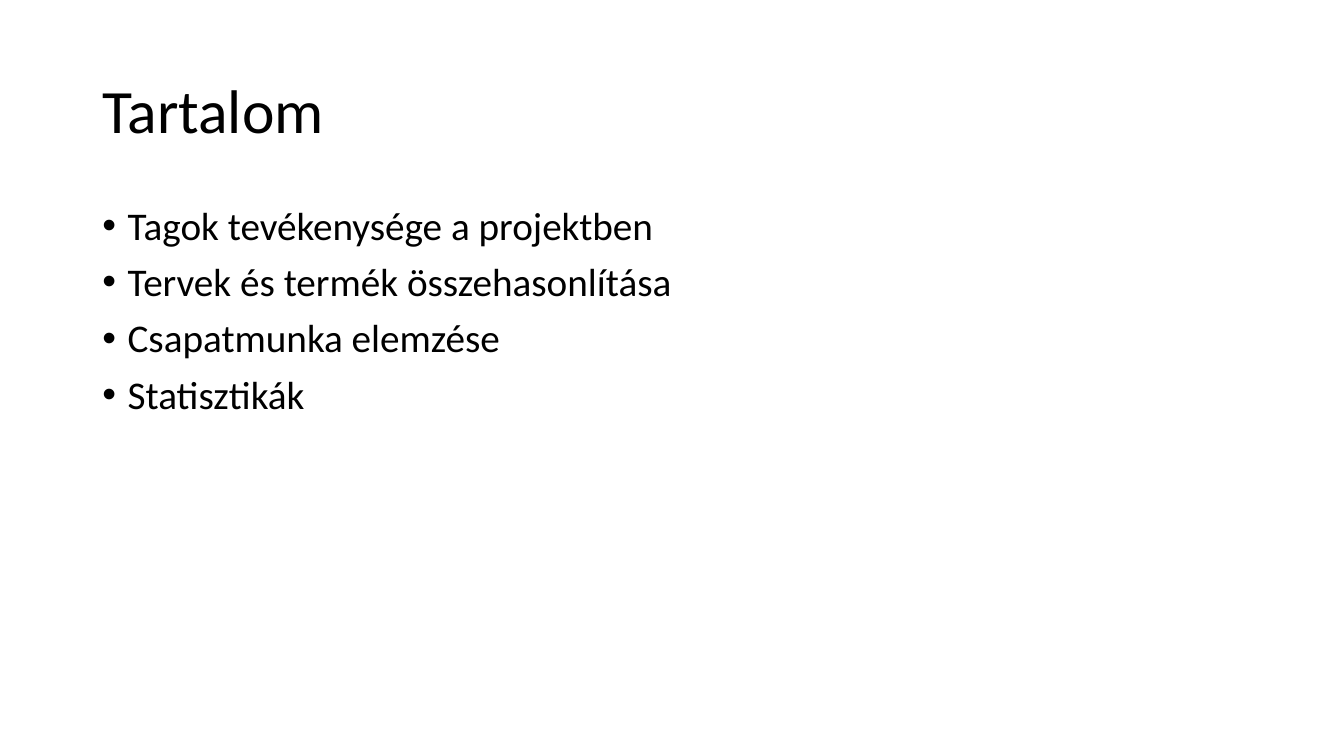
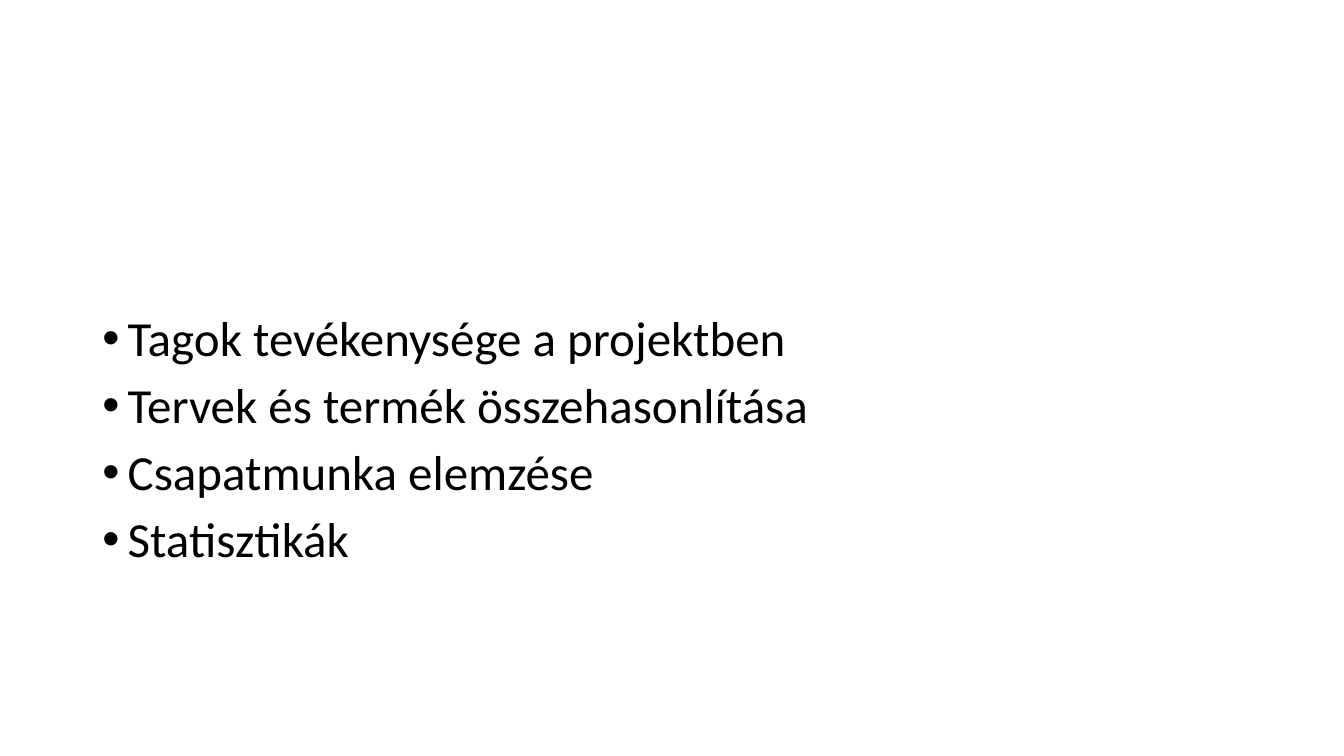
Before and after one commit to KrizsakKornelKaroly/webes-projekt, a slide deck: slide 2 of Bemutató/Webes Projekt.pptx. Drawn at 1344x756 pixels with LibreOffice and Linux fonts; fonts in the diff are those of the drawing; background and template pictures are left out. Boxes give left, top, right and bottom in pixels: in the first picture for what was removed or moved away, otherwise in the second. Text is boxed around its words. In the diff, an @@ line names an element or a change of style, - is before the commit and + after.

```diff
--- a/Bemutató/Webes Projekt.pptx
+++ b/Bemutató/Webes Projekt.pptx
@@ title removed at [102, 90, 323, 134] @@
-Tartalom
@@ text "Tagok tevékenysége a projektben" at [128, 322, 808, 558]: size 28 to 35 pt; vertical alignment top to middle @@
```
Also in this commit, not shown: 4 other slides changed, 3 slides added, 3 slides removed.
